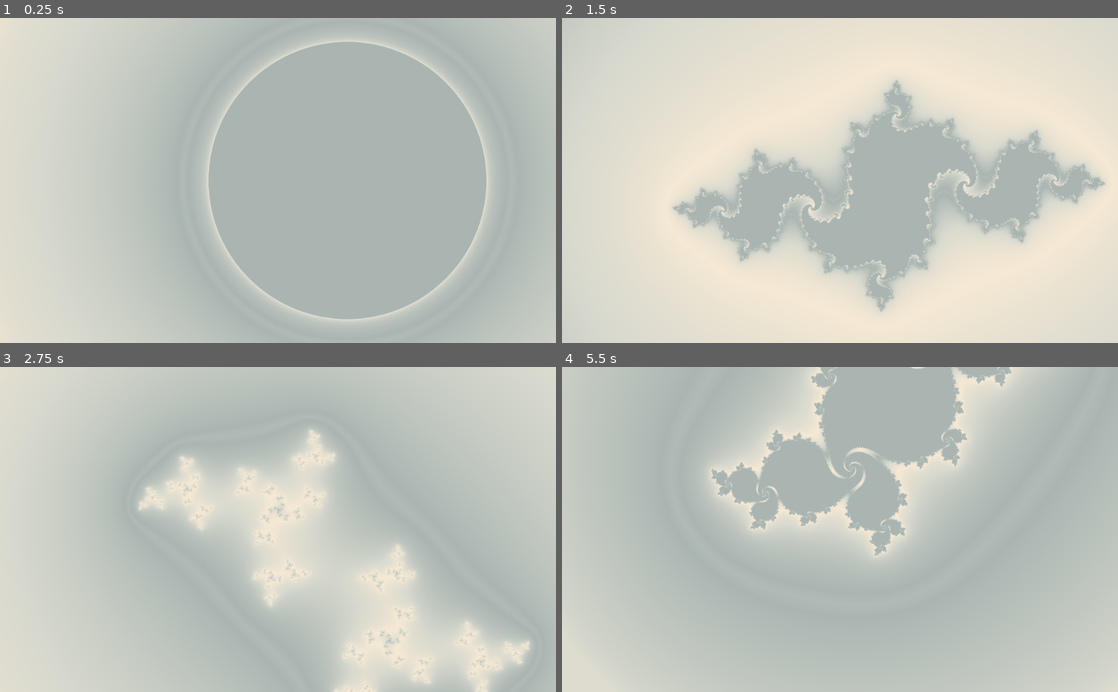
Above: before the commit, frames 1-4 (two rows, left to right).
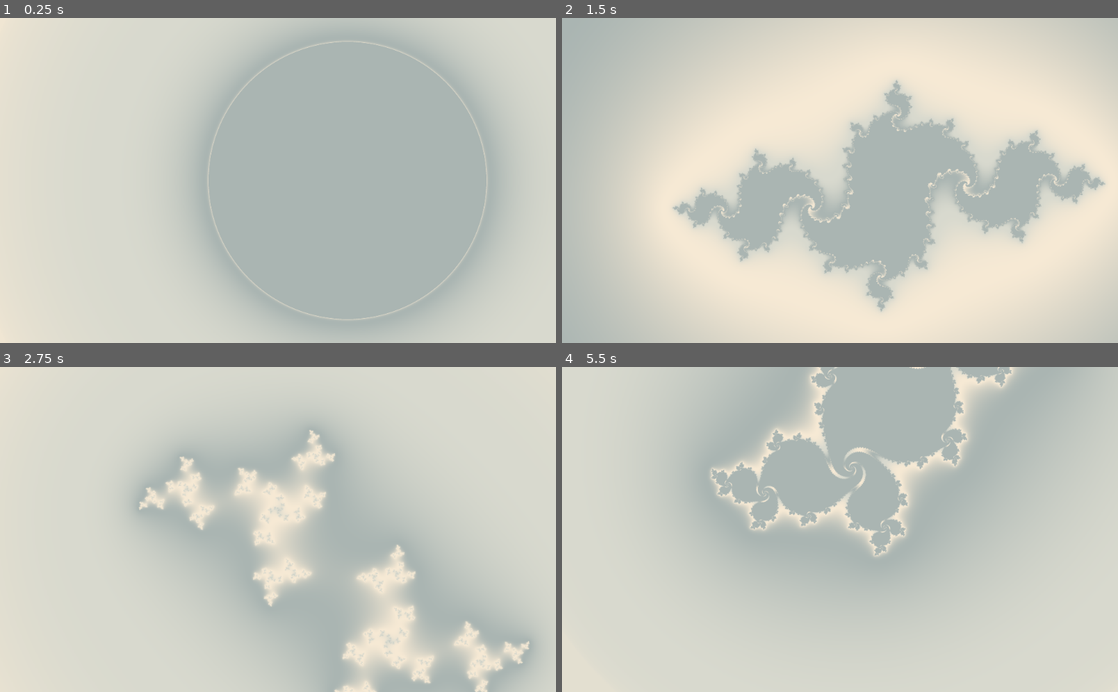
Above: after the commit, the same moments.

Repository: kiwijuice56/portfolio-website
Game: Godot game, scene res://main/FractalNavigation.tscn
Same seed, same stepped clock (60 frames per second), same inputs: the game is played once before the commit and once after it.
Inputs (mouse positions are in pixels of both pictures, inside the frame that each line leads up to):
- Up to frame 1 (0.25 s): no input
- Up to frame 2 (1.5 s): move the mouse to (962, 164) at 0.52 s; hold D (move_right) 0.53-1.25 s; click (962, 164) at 0.67 s; drag from (728, 196) to (812, 245) at 1.27 s
- Up to frame 3 (2.75 s): move the mouse to (333, 458) at 2.02 s; hold D (move_right) from 2.03 s (still down)
- Up to frame 4 (5.5 s): release D (move_right) at 2.75 s; drag from (812, 594) to (673, 480) at 2.77 s; move the mouse to (1006, 578) at 3.52 s; hold A (move_left) 3.53-4.25 s; drag from (673, 480) to (756, 448) at 4.27 s; move the mouse to (867, 529) at 5.02 s; hold S (move_down) from 5.03 s (still down); click (867, 529) at 5.17 s

The runs differ from the first frame. In frame 1, 21% of the frame differs, in the area x 24-100%, y 0-100%; in frame 2, 13%; in frame 3, 35%; in frame 4, 38%, in the area x 6-100%, y 0-99%.

Commit message:
Optimized fractal, added responsive design

Diff:
--- a/main/mandelbrot_fractal.tres
+++ b/main/mandelbrot_fractal.tres
@@ -16,12 +16,9 @@
 // How fast the palette is cycled through, proportional to the change in `TIME`
 uniform float shimmer_speed = 0.1;
 
-// http://lolengine.net/blog/2013/07/27/rgb-to-hsv-in-glsl
-vec3 hsv2rgb(vec3 c) {
-	vec4 K = vec4(1.0, 2.0 / 3.0, 1.0 / 3.0, 3.0);
-	vec3 p = abs(fract(c.xxx + K.xyz) * 6.0 - K.www);
-	return c.z * mix(K.xxx, clamp(p - K.xxx, 0.0, 1.0), c.y);
-}
+const vec3 col_a = vec3(246.0/255.0, 233.0/255.0, 212.0/255.0);
+const vec3 col_b = vec3(216.0/255.0, 217.0/255.0, 206.0/255.0);
+const vec3 col_c = vec3(170.0/255.0, 181.0/255.0, 178.0/255.0);
 
 // Coloration: This part is not relevant to the mandelbrot calculation, so you can
 // modify it for different palettes. Most palettes use the iteration count `iter` to match
@@ -29,34 +26,21 @@
 // [0, 1] that is functionally equivalent to `iter / max_iter`, but with some extra math
 // to reduce the color banding: http://linas.org/art-gallery/escape/escape.html
 vec3 color_cell(float mu, vec2 uv) {
-	if (mu == 1.0) {
-		return vec3(0.0);
-	}
 	float shimmer_mu = mu + TIME * shimmer_speed;
 
 	// Keep ratio in range [0, 1.0] since we are adding a large constant, TIME
 	shimmer_mu -= floor(shimmer_mu);
 	float scaled_shimmer = shimmer_mu * 4.0;
 	scaled_shimmer -= floor(scaled_shimmer);
-	float cyclic_scaled_mu = scaled_shimmer < 0.5 ? scaled_shimmer * 2.0 : 2.0 - 2.0 * scaled_shimmer;
-	cyclic_scaled_mu *= 0.7;
+	float cyclic_scaled_mu = scaled_shimmer;
 
-	vec3 col_a = vec3(246.0/255.0, 233.0/255.0, 212.0/255.0);
-	vec3 col_b = vec3(216.0/255.0, 217.0/255.0, 206.0/255.0);
-	vec3 col_c = vec3(170.0/255.0, 181.0/255.0, 178.0/255.0);
+	vec3 col = col_a;
 
-	if (cyclic_scaled_mu < 1.0/3.0) {
-		float x = cyclic_scaled_mu / (1.0 / 3.0);
-		return col_b * x + col_a * (1.0 - x);
-	} else if (cyclic_scaled_mu < 2.0/3.0) {
-		float x = (cyclic_scaled_mu - (1.0 / 3.0)) / (1.0 / 3.0);
-		return col_c * x + col_b * (1.0 - x);
-	} else {
-		float x = (cyclic_scaled_mu - (2.0 / 3.0)) / (1.0 / 3.0);
-		return col_a * x + col_c * (1.0 - x);
-	}
+	col = mix(col, col_b, smoothstep(0.0, 1.0 / 3.0, cyclic_scaled_mu));
+	col = mix(col, col_c, smoothstep(1.0 / 3.0, 2.0 / 3.0, cyclic_scaled_mu));
+	col = mix(col, col_a, smoothstep(2.0 / 3.0, 1.0, cyclic_scaled_mu));
 
-	return vec3(cyclic_scaled_mu, 0.5 + cyclic_scaled_mu, 0.8 + cyclic_scaled_mu);
+	return col;
 }
 
 vec3 mandelbrot(vec2 uv) {
@@ -71,7 +55,7 @@
 	highp float y0 = y;
 
 	int iter = 0;
-	vec3 col = vec3(170.0/255.0, 181.0/255.0, 178.0/255.0);
+	vec3 col = col_c;
 
 	// https://en.wikipedia.org/wiki/Mandelbrot_set
 	// WebGL has a limitation that won't allow the shader to compile
@@ -86,7 +70,7 @@
 	}
 
 	if (iter == 256) {
-		col = vec3(170.0/255.0, 181.0/255.0, 178.0/255.0);
+		col = col_c;
 	} else {
 		// Here is where we calculate `mu` for coloration
 
Not shown, changed: index_template.html
